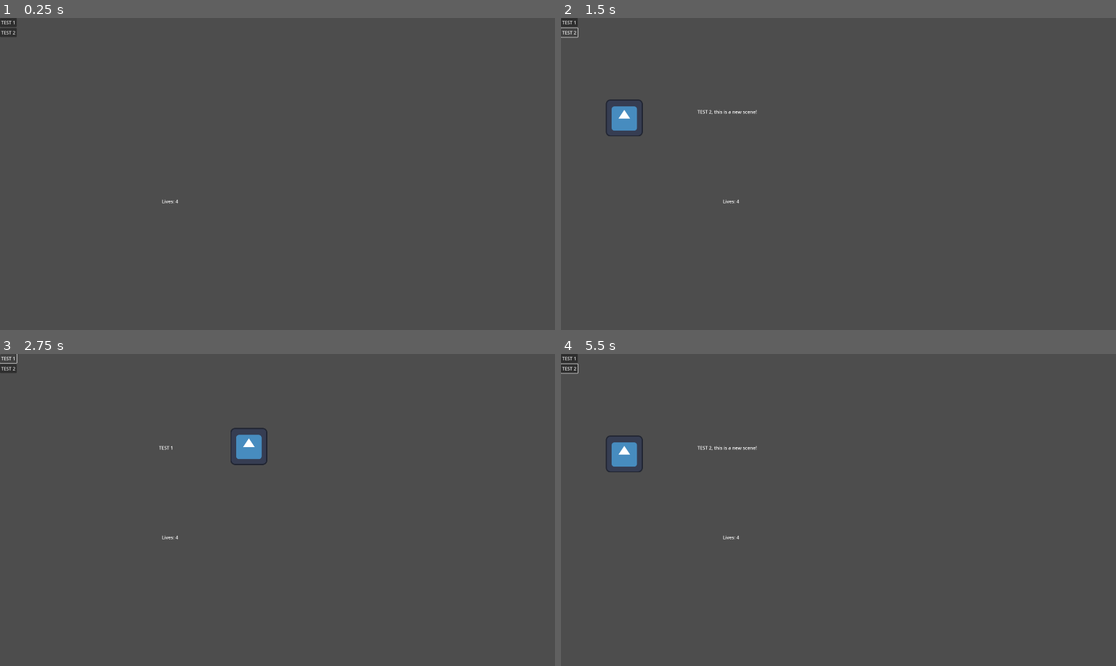
Above: before the commit, frames 1-4 (two rows, left to right).
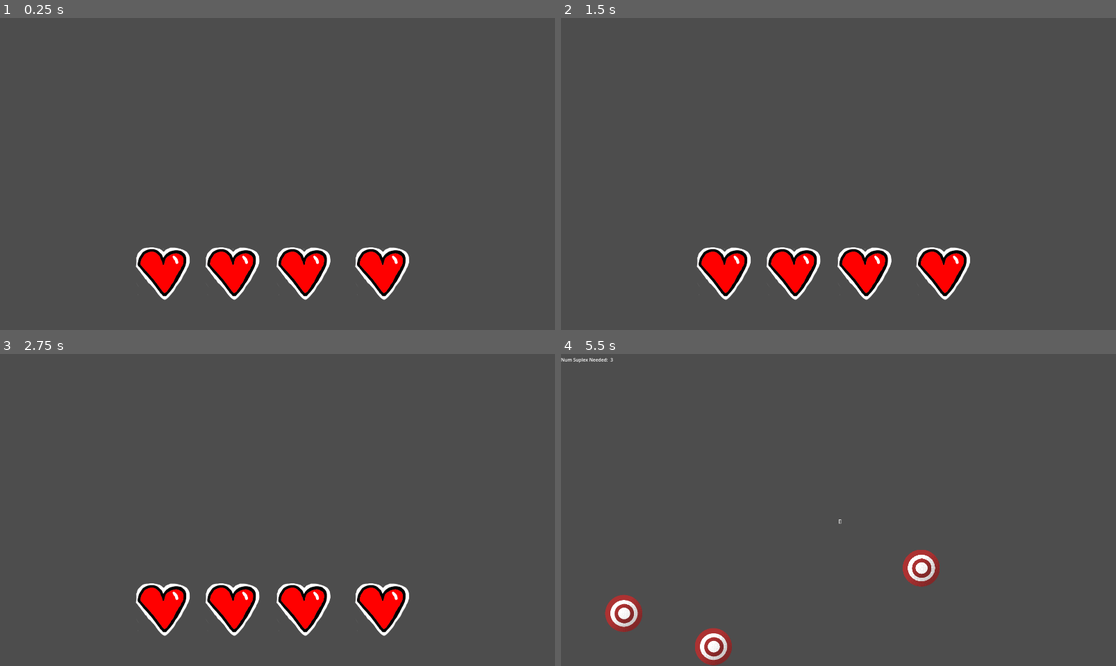
Above: after the commit, the same moments.

Repository: rinriukato/ShroomJam2025
Game: Godot game, scene res://Scenes/Globals/SceneSwitcher/scene_switcher.tscn
The game is run twice, just before and just after one commit, with the same random seed, the same clock (stepped at 60 frames per second) and the same inputs. The engine's default icon, where the game draws it, is replaced by a stand-in: a white triangle on a blue panel in a dark square.
Inputs (mouse positions are in pixels of both pictures, inside the frame that each line leads up to):
- Up to frame 1 (0.25 s): no input
- Up to frame 2 (1.5 s): click (572, 21) at 0.5 s, where only the run before the commit has a clickable "TEST 1"; click (572, 33) at 1.25 s, where only the run before the commit has a clickable "TEST 2"
- Up to frame 3 (2.75 s): click (11, 357) at 2 s, where only the run before the commit has a clickable "TEST 1"
- Up to frame 4 (5.5 s): click (572, 369) at 2.75 s, where only the run before the commit has a clickable "TEST 2"; click (572, 357) at 3.5 s, where only the run before the commit has a clickable "TEST 1"; click (572, 369) at 4.25 s, where only the run before the commit has a clickable "TEST 2"; tap Enter at 5 s; move the mouse to (960, 494) at 5.02 s; tap Space (jump, bound only after the commit) at 5.1, 5.27 s

The runs differ from the first frame. In frame 1, 4.6% of the frame differs, in the area x 0-74%, y 0-91%; in frame 2, 5.1%; in frame 3, 5.0%; in frame 4, 2.7%.

Commit message:
updated scene switcher to switch between existing microgames

Diff:
--- a/Scenes/Globals/GameUI/game_ui.gd
+++ b/Scenes/Globals/GameUI/game_ui.gd
@@ -1,21 +1,28 @@
 extends Control
 
-@onready var lives_label := $LivesLabel
-@onready var game_manager := $"../GameManager"
+const max_hearts : int = 4
 
-signal button_1_pressed
-signal button_2_pressed
+@onready var heartbar := $HeartBar
+
+var heart_icons = []
+var num_hearts : int = 4
 
 func _ready() -> void:
-	_update_lives_text()
+	for heart in heartbar.get_children():
+		heart_icons.append(heart)
 
-func _update_lives_text() -> void:
-	var format_string = "Lives: {lives}"
-	var actual_string = format_string.format({"lives": str(game_manager.get_current_lives())})
-	lives_label.text = actual_string
+func remove_heart() -> void:
+	if num_hearts <= 0:
+		return
 
-func _on_button_button_down() -> void:
-	emit_signal("button_1_pressed")
+	var heart = heart_icons[num_hearts - 1]
+	heart.visible = false
+	num_hearts -= 1
 
-func _on_button_2_button_down() -> void:
-	emit_signal("button_2_pressed")
+func add_heart() -> void:
+	if num_hearts >= max_hearts:
+		return
+
+	var heart = heart_icons[num_hearts]
+	heart.visible = true
+	num_hearts += 1
--- a/Scenes/Globals/GameUI/game_ui.tscn
+++ b/Scenes/Globals/GameUI/game_ui.tscn
@@ -1,32 +1,47 @@
-[gd_scene load_steps=2 format=3 uid="uid://dben2oo33uptc"]
+[gd_scene load_steps=3 format=3 uid="uid://dben2oo33uptc"]
 
 [ext_resource type="Script" uid="uid://wvun4k5f1eb7" path="res://Scenes/Globals/GameUI/game_ui.gd" id="1_j8bxf"]
+[ext_resource type="PackedScene" uid="uid://by515ske6oouo" path="res://Scenes/Menus/heart_icon.tscn" id="2_tycya"]
 
 [node name="GameUI" type="Control"]
 layout_mode = 3
-anchors_preset = 0
+anchors_preset = 15
+anchor_right = 1.0
+anchor_bottom = 1.0
+grow_horizontal = 2
+grow_vertical = 2
 script = ExtResource("1_j8bxf")
 
-[node name="LivesLabel" type="Label" parent="."]
+[node name="HeartBar" type="Control" parent="."]
+layout_mode = 1
+anchors_preset = 7
+anchor_left = 0.5
+anchor_top = 1.0
+anchor_right = 0.5
+anchor_bottom = 1.0
+offset_left = -497.0
+offset_top = -289.0
+offset_right = -497.0
+offset_bottom = -289.0
+grow_horizontal = 2
+grow_vertical = 0
+scale = Vector2(0.9828105, 1)
+pivot_offset = Vector2(135, 121)
+
+[node name="HeartIcon" parent="HeartBar" instance=ExtResource("2_tycya")]
 layout_mode = 0
-offset_left = 560.0
-offset_top = 623.0
-offset_right = 610.0
-offset_bottom = 646.0
-text = "LIVES: "
 
-[node name="VBoxContainer" type="VBoxContainer" parent="."]
+[node name="HeartIcon2" parent="HeartBar" instance=ExtResource("2_tycya")]
 layout_mode = 0
-offset_right = 40.0
-offset_bottom = 40.0
+offset_left = 245.0
+offset_right = 245.0
 
-[node name="Button" type="Button" parent="VBoxContainer"]
-layout_mode = 2
-text = "TEST 1"
+[node name="HeartIcon3" parent="HeartBar" instance=ExtResource("2_tycya")]
+layout_mode = 0
+offset_left = 495.0
+offset_right = 495.0
 
-[node name="Button2" type="Button" parent="VBoxContainer"]
-layout_mode = 2
-text = "TEST 2"
-
-[connection signal="button_down" from="VBoxContainer/Button" to="." method="_on_button_button_down"]
-[connection signal="button_down" from="VBoxContainer/Button2" to="." method="_on_button_2_button_down"]
+[node name="HeartIcon4" parent="HeartBar" instance=ExtResource("2_tycya")]
+layout_mode = 0
+offset_left = 772.0
+offset_right = 772.0
--- a/Scenes/Globals/SceneSwitcher/scene_switcher.gd
+++ b/Scenes/Globals/SceneSwitcher/scene_switcher.gd
@@ -1,27 +1,84 @@
 extends Node
 
-var current_level = null;
+signal microgame_timeout
+
+const MICROGAME_EAT_THIS = preload("res://Scenes/Microgames/eat_this.tscn")
+const MICROGAME_SHOOT = preload("res://Scenes/Microgames/shoot.tscn")
+const MICROGAME_SUPLEX = preload("res://Scenes/Microgames/suplex.tscn")
+const MICROGAME_YES_NO = preload("res://Scenes/Microgames/yes_no.tscn")
 
 @onready var game_manager := $GameManager
+@onready var microgame_timer := $MicrogameTimer
+@onready var game_ui := $GameUI
+
+@export var microgame_wait_time : float = 10.0
+@export_range(1.0, 3.0) var game_speed : float = 1.0
+
+var current_difficulty_level : int = 0
+var current_points : int = 0
+var current_lives : int = 4
+var current_level = null;
+var current_game_index : int = 0
+var game_array = []
 
 func _ready() -> void:
-	$GameUI.connect("button_1_pressed", handle_level_changed_1)
-	$GameUI.connect("button_2_pressed", handle_level_changed_2)
+	game_array.append(MICROGAME_SHOOT)
+	game_array.append(MICROGAME_SUPLEX)
+	game_array.append(MICROGAME_YES_NO)
+	game_array.append(MICROGAME_EAT_THIS)
+	microgame_timer.wait_time = microgame_wait_time
 
-func handle_level_changed_1() -> void:
-	var next_level = load("res://Scenes/Microgames/test1.tscn").instantiate()
+
+func _process(delta: float) -> void:
+	if Input.is_action_just_pressed("jump"):
+		if current_game_index < game_array.size():
+			_hide_game_ui()
+			_handle_level_load(game_array[current_game_index])
+			current_game_index += 1
+			microgame_timer.start()
+
+
+func _handle_level_load(microgame) -> void:
+	var next_level = microgame.instantiate()
 	call_deferred("add_child", next_level)
-	# Connect signals or something here
 
-	if (current_level != null):
-		current_level.queue_free()
+	next_level.connect("game_finished", Callable(self, "_on_game_finished"))
+	self.connect("microgame_timeout", Callable(next_level, "on_microgame_timeout"))
+
 	current_level = next_level
 
-func handle_level_changed_2() -> void:
-	var next_level = load("res://Scenes/Microgames/test_2.tscn").instantiate()
-	call_deferred("add_child", next_level)
-	# Connect signals or something here
 
+func _handle_level_unloading() -> void:
 	if (current_level != null):
+		microgame_timer.stop()
+		self.disconnect("microgame_timeout", Callable(current_level, "on_microgame_timeout"))
 		current_level.queue_free()
-	current_level = next_level
+
+
+func _on_game_finished(player_win: bool) -> void:
+	_show_game_ui()
+
+	if player_win:
+		current_points += 1
+		print("Player won!")
+	else:
+		print("Player lost microgame")
+		current_lives -= 1
+		game_ui.remove_heart()
+
+		if current_lives <= 0:
+			get_tree().quit()
+
+	# Do some animation for points?
+
+	_handle_level_unloading()
+
+func _show_game_ui() -> void:
+	game_ui.visible = true
+
+func _hide_game_ui() -> void:
+	game_ui.visible = false
+
+func _on_microgame_timer_timeout() -> void:
+	print("timer finished in sceneswitcher node")
+	microgame_timeout.emit()
--- a/Scenes/Globals/SceneSwitcher/scene_switcher.tscn
+++ b/Scenes/Globals/SceneSwitcher/scene_switcher.tscn
@@ -9,4 +9,8 @@
 
 [node name="GameManager" parent="." instance=ExtResource("2_yak7v")]
 
+[node name="MicrogameTimer" type="Timer" parent="."]
+
 [node name="GameUI" parent="." instance=ExtResource("1_xi046")]
+
+[connection signal="timeout" from="MicrogameTimer" to="." method="_on_microgame_timer_timeout"]
--- /dev/null
+++ b/Scenes/Menus/heart_icon.tscn
@@ -0,0 +1,15 @@
+[gd_scene load_steps=2 format=3 uid="uid://by515ske6oouo"]
+
+[ext_resource type="Texture2D" uid="uid://d2ukbvj11wue0" path="res://Assets/Sprites/MainGameUI/heart.png" id="1_70vp0"]
+
+[node name="HeartIcon" type="Control"]
+layout_mode = 3
+anchors_preset = 0
+pivot_offset = Vector2(390, 251)
+
+[node name="TextureRect" type="TextureRect" parent="."]
+layout_mode = 0
+offset_right = 200.0
+offset_bottom = 184.0
+pivot_offset = Vector2(581, 57)
+texture = ExtResource("1_70vp0")
--- a/Scenes/Microgames/MicrogameScripts/EatThis/eat_this.gd
+++ b/Scenes/Microgames/MicrogameScripts/EatThis/eat_this.gd
@@ -1,6 +1,4 @@
-extends Node
-
-signal game_finished
+extends Microgame
 
 var is_food1_okay : bool = false
 var is_food2_okay : bool = false
@@ -29,7 +27,7 @@
 	current_round += 1
 
 	if current_round >= max_rounds:
-		emit_signal("game_finished")
+		game_finished.emit(PLAYER_WIN)
 		return;
 	else:
 		_set_food_values()
--- a/Scenes/Microgames/MicrogameScripts/Shoot/shoot.gd
+++ b/Scenes/Microgames/MicrogameScripts/Shoot/shoot.gd
@@ -1,4 +1,4 @@
-extends Node
+extends Microgame
 
 const target = preload("res://Scenes/Microgames/MicrogameScripts/Shoot/target.tscn")
 
@@ -24,5 +24,4 @@
 	print("target destroyed!")
 	target_destroyed += 1
 	if target_destroyed >= max_targets_needed:
-		print("Player Win!")
-		get_tree().quit()
+		game_finished.emit(PLAYER_WIN)
--- a/Scenes/Microgames/MicrogameScripts/Suplex/suplex.gd
+++ b/Scenes/Microgames/MicrogameScripts/Suplex/suplex.gd
@@ -1,4 +1,4 @@
-extends Node
+extends Microgame
 
 enum key_inputs {LEFT, RIGHT, UP, DOWN}
 
@@ -60,8 +60,7 @@
 
 			## NOTE: You need to prompt the user to keep doing these motions
 			if current_upward_motions >= num_upward_motion_needed:
-				print("Player won!")
-				get_tree().quit()
+				game_finished.emit(PLAYER_WIN)
 
 
 func _check_action() -> void:
--- a/Scenes/Microgames/MicrogameScripts/YesNo/yes_no.gd
+++ b/Scenes/Microgames/MicrogameScripts/YesNo/yes_no.gd
@@ -1,4 +1,4 @@
-extends Node
+extends Microgame
 
 enum key_inputs {LEFT, RIGHT, UP, DOWN}
 
@@ -94,8 +94,6 @@
 		current_incorrects += 1
 
 	if current_wins >= max_round_wins:
-		print("player wins!")
-		get_tree().quit()
+		game_finished.emit(PLAYER_WIN)
 	if current_incorrects >= max_incorrects:
-		print("player loses")
-		get_tree().quit()
+		game_finished.emit(PLAYER_LOSE)
--- /dev/null
+++ b/Scenes/Microgames/microgame.gd
@@ -0,0 +1,13 @@
+## Virtual base class for all microgames
+class_name Microgame extends Node
+
+const PLAYER_WIN : bool = true
+const PLAYER_LOSE : bool = false
+
+signal game_finished(player_win: bool)
+
+## Default way for microgames to "lose" is through the scene switcher's timer
+## timing out, therefore we need to connect this function to each microgame
+## for this signal to fire.
+func on_microgame_timeout() -> void:
+	game_finished.emit(PLAYER_LOSE)
--- a/project.godot
+++ b/project.godot
@@ -53,6 +53,11 @@
 "events": [Object(InputEventMouseButton,"resource_local_to_scene":false,"resource_name":"","device":-1,"window_id":0,"a …(258 unchanged characters)…
 ]
 }
+jump={
+"deadzone": 0.2,
+"events": [Object(InputEventKey,"resource_local_to_scene":false,"resource_name":"","device":-1,"window_id":0,"alt_pressed":false,"shift_pressed":false,"ctrl_pressed":false,"meta_pressed":false,"pressed":false,"keycode":0,"physical_keycode":32,"key_label":0,"unicode":32,"location":0,"echo":false,"script":null)
+]
+}
 
 [rendering]
 
Binary file added: Assets/Sprites/MainGameUI/heart.png
Not shown, added: Assets/Sprites/MainGameUI/heart.png.import
Not shown, added: Scenes/Microgames/microgame.gd.uid
